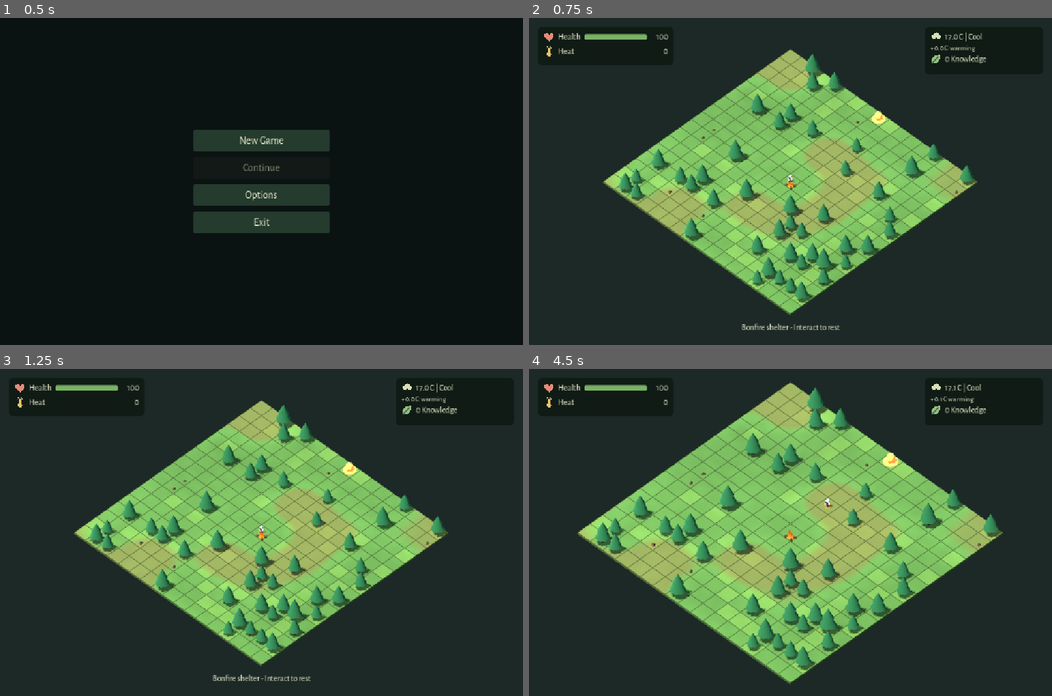
Above: before the commit, frames 1-4 (two rows, left to right).
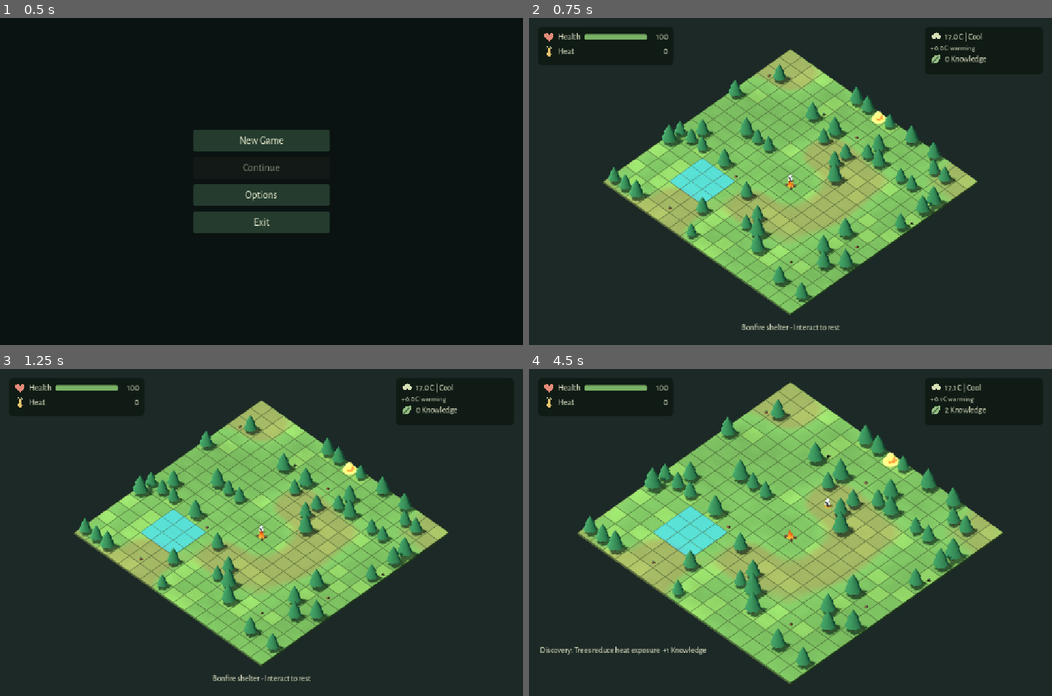
Above: after the commit, the same moments.

Repository: emir-masinovic/gameup-2026-nihilists
Game: Godot game, scene res://features/menus/main_menu.tscn
Two runs of this game, one before a commit and one after it. Both use one fixed random seed, a clock stepped at 60 frames per second and the inputs below.
Inputs (mouse positions are in pixels of both pictures, inside the frame that each line leads up to):
- Up to frame 1 (0.5 s): no input
- Up to frame 2 (0.75 s): click "New Game" at 0.5 s
- Up to frame 3 (1.25 s): no input
- Up to frame 4 (4.5 s): tap Enter (ui_accept) at 1.25, 1.52 s; move the mouse to (905, 516) at 1.27 s; hold D (move_east) 1.28-2 s; hold E (interact) 1.28-2 s; click (905, 516) at 1.42 s; click "Return to forest" at 2 s; drag from (685, 548) to (764, 597) at 2.77 s; move the mouse to (842, 460) at 3.52 s; hold D (move_east) 3.53-4.25 s; hold Mouse wheel up (camera_zoom_in) 3.53-4.25 s; click (842, 460) at 3.67 s; tap E (interact) at 3.8 s; drag from (764, 597) to (633, 483) at 4.27 s

Frame 1 is identical in both runs. In frame 2, 9.3% of the frame differs, in the area x 15-86%, y 11-87%; in frame 3, 9.3%; in frame 4, 12%, in the area x 2-91%, y 5-93%.

Commit message:
Enhance forest level with water dynamics and ecological interactions
- Added water generation and dynamics to the grid, allowing for lake cells that affect gameplay.
- Implemented climate simulation adjustments to include water depth and evaporation effects.
- Introduced saplings as a new tree state, allowing players to plant and grow trees.
- Updated interactions to support watering soil and planting saplings, with corresponding visual feedback.
- Created tests for eco-restoration and water climate dynamics to ensure functionality and balance.
- Refined architecture documentation to reflect new features and interactions.

Diff:
--- a/features/levels/forest/climate_simulation.gd
+++ b/features/levels/forest/climate_simulation.gd
@@ -20,11 +20,13 @@
 	rng.seed = world_seed
 	_weather_offset = rng.randi_range(0, 3)
 	for data in _grid.cells:
-		data.moisture = rng.randf_range(0.55, 0.8)
+		data.moisture = 1.0 if data.get("water", false) else rng.randf_range(0.55, 0.8)
 		data.health = 1.0
 		data.tree_health = 1.0 if data.tree else 0.0
 		data.tree_state = "healthy" if data.tree else "removed"
 		data.trampled = 0.0
+		data.water = data.get("water", false)
+		data.water_depth = data.get("water_depth", (1.0 if data.water else 0.0))
 	_update_weather()
 
 func tick(seconds: float = 1.0):
@@ -51,6 +53,13 @@
 		shades.append(shade_at(Vector2i(i % _grid.SIZE, floori(float(i) / _grid.SIZE))))
 	for i in range(_grid.cells.size()):
 		var data: Dictionary = _grid.cells[i]
+		if data.get("water", false):
+			var rain_inflow = 0.05 if weather == "rain" else (0.008 if weather == "cool" else 0.0)
+			var evaporation = (0.0035 + maxf(temperature - 26.0, 0.0) * 0.0014) * (1.6 if weather == "heat" else 0.8)
+			data.water_depth = clampf(data.get("water_depth", 1.0) + (rain_inflow - evaporation) * seconds, 0.0, 1.0)
+			data.moisture = clampf(data.water_depth, 0.1, 1.0)
+			data.health = 1.0
+			continue
 		var exposure = 1.0 - shades[i] * 0.7
 		var drying = (0.0015 + maxf(temperature - 20.0, 0.0) * 0.00035) * exposure
 		var rain = 0.015 if weather == "rain" else (0.001 if weather == "cool" else 0.0)
@@ -59,10 +68,36 @@
 		var stress = maxf(0.28 - data.moisture, 0.0) * 0.022 + maxf(temperature - 34.0, 0.0) * 0.0008 * exposure
 		var recovery = 0.006 if data.moisture > 0.35 and temperature < 33.0 else 0.0
 		data.health = clampf(data.health + (recovery * (1.0 - data.trampled) - stress) * seconds, 0.0, 1.0)
-		if data.tree and data.tree_state == "healthy":
-			data.tree_health = clampf(data.tree_health + (recovery * 0.6 - stress * 0.6) * seconds, 0.0, 1.0)
-			if data.tree_health <= 0.0:
-				data.tree_state = "dead"
+		if data.tree:
+			if data.tree_state == "healthy":
+				data.tree_health = clampf(data.tree_health + (recovery * 0.6 - stress * 0.6) * seconds, 0.0, 1.0)
+				if data.tree_health <= 0.0:
+					data.tree_state = "dead"
+			elif data.tree_state == "sapling":
+				if data.moisture > 0.35 and temperature < 34.0:
+					data.tree_health = minf(data.tree_health + 0.03 * seconds, 1.0)
+					if data.tree_health >= 0.95:
+						data.tree_state = "healthy"
+				else:
+					data.tree_health = maxf(data.tree_health - stress * 0.8 * seconds, 0.0)
+					if data.tree_health <= 0.0:
+						data.tree_state = "dead"
+
+func water_proximity(cell: Vector2i) -> float:
+	if _grid == null or not _grid.in_bounds(cell):
+		return 0.0
+	var cooling = 0.0
+	for dy in range(-2, 3):
+		for dx in range(-2, 3):
+			var neighbor = cell + Vector2i(dx, dy)
+			if not _grid.in_bounds(neighbor):
+				continue
+			var data: Dictionary = _grid.cells[neighbor.y * _grid.SIZE + neighbor.x]
+			if data.get("water", false) and data.get("water_depth", 0.0) > 0.15:
+				var dist = cell.distance_to(neighbor)
+				if dist <= 2.2:
+					cooling = maxf(cooling, data.water_depth * (1.0 - dist / 2.5))
+	return clampf(cooling, 0.0, 0.85)
 
 func shade_at(cell: Vector2i) -> float:
 	if _grid == null or not _grid.in_bounds(cell):
@@ -73,9 +108,14 @@
 		if not _grid.in_bounds(neighbor):
 			continue
 		var data: Dictionary = _grid.cells[neighbor.y * _grid.SIZE + neighbor.x]
-		if data.tree and data.get("tree_state", "removed") == "healthy":
-			shade += data.get("tree_health", 0.0) * (0.8 if offset == Vector2i.ZERO else 0.3)
-	return clampf(shade, 0.0, 0.9)
+		if data.tree:
+			var state = data.get("tree_state", "removed")
+			if state == "healthy":
+				shade += data.get("tree_health", 0.0) * (0.8 if offset == Vector2i.ZERO else 0.3)
+			elif state == "sapling":
+				shade += data.get("tree_health", 0.0) * 0.4 * (0.8 if offset == Vector2i.ZERO else 0.3)
+	var cooling = water_proximity(cell) * 0.4
+	return clampf(shade + cooling, 0.0, 0.9)
 
 func trample(cell: Vector2i, amount: float = 0.12):
 	if _grid == null or not _grid.in_bounds(cell) or not is_finite(amount) or amount <= 0.0:
--- a/features/levels/forest/forest_interactions.gd
+++ b/features/levels/forest/forest_interactions.gd
@@ -4,6 +4,7 @@
 var progress = 0.0
 var duration = 1.2
 var origin = Vector2i.ZERO
+var action_kind: String = ""
 
 func configure(data: RefCounted):
 	grid = data
@@ -11,6 +12,7 @@
 func begin(player: Vector2i, facing: Vector2i) -> bool:
 	if target.x >= 0:
 		return false
+	# Priority 1: Check adjacent trees or stumps
 	var directions = [facing, Vector2i.UP, Vector2i.RIGHT, Vector2i.DOWN, Vector2i.LEFT]
 	for direction in directions:
 		var candidate = player + direction
@@ -18,6 +20,33 @@
 			target = candidate
 			origin = player
 			progress = 0.0
+			var cell = grid.cells[candidate.y * grid.SIZE + candidate.x]
+			if cell.get("tree_state", "healthy") == "stump":
+				action_kind = "stump_removed"
+				duration = 1.2
+			else:
+				action_kind = "tree_cut"
+				duration = 1.2
+			return true
+	# Priority 2: Clear ground interaction (Watering dry soil or Planting sapling)
+	var front = player + facing
+	if grid.in_bounds(front):
+		var cell = grid.cells[front.y * grid.SIZE + front.x]
+		if front != grid.start and front != grid.objective and not cell.tree and not cell.get("water", false):
+			var moisture = cell.get("moisture", 1.0)
+			var health = cell.get("health", 1.0)
+			target = front
+			origin = player
+			progress = 0.0
+			if moisture < 0.45 or health < 0.75:
+				action_kind = "water_soil"
+				duration = 0.8
+			elif grid.traversable(front):
+				action_kind = "plant_sapling"
+				duration = 1.0
+			else:
+				target = Vector2i(-1, -1)
+				return false
 			return true
 	return false
 
@@ -26,13 +55,23 @@
 		return {}
 	if player != origin:
 		target = Vector2i(-1, -1)
+		action_kind = ""
 		return {}
 	progress += maxf(delta, 0.0)
 	if progress < duration:
 		return {}
 	var cell = grid.cells[target.y * grid.SIZE + target.x]
-	var event = {"cell": target, "direction": target - player}
-	if cell.get("tree_state", "healthy") == "stump":
+	var event = {"cell": target, "direction": target - player, "kind": action_kind}
+	if action_kind == "water_soil":
+		cell.moisture = 1.0
+		cell.health = 1.0
+		cell.trampled = 0.0
+	elif action_kind == "plant_sapling":
+		cell.tree = true
+		cell.tree_state = "sapling"
+		cell.tree_health = 0.35
+		cell.moisture = clampf(cell.get("moisture", 0.5) + 0.2, 0.0, 1.0)
+	elif cell.get("tree_state", "healthy") == "stump":
 		cell.tree = false
 		cell.tree_state = "removed"
 		event.kind = "stump_removed"
@@ -41,4 +80,5 @@
 		cell.tree_health = 0.0
 		event.kind = "tree_cut"
 	target = Vector2i(-1, -1)
+	action_kind = ""
 	return event
--- a/features/levels/forest/forest_level.gd
+++ b/features/levels/forest/forest_level.gd
@@ -1,6 +1,7 @@
 extends Node3D
 const GridData = preload("res://features/levels/forest/grid_data.gd")
 const TREE = preload("res://features/levels/forest/forest_tree.tscn")
+const SAPLING = preload("res://features/levels/forest/forest_sapling.tscn")
 @export var world_seed: int = 2026
 @export_range(0.1, 10.0) var simulation_time_scale = 1.0
 @export_group("World presentation")
@@ -16,6 +17,7 @@
 var survival = preload("res://features/player/survival_state.gd").new()
 var grounds: Array[MeshInstance3D] = []
 var trees = {}
+var water_tiles: Dictionary = {}
 var palette: Array[ShaderMaterial] = []
 var leaf_materials: Array[StandardMaterial3D] = []
 var tick_accumulator = 0.0
@@ -24,6 +26,7 @@
 var recovery_seen = false
 var rain_particles: CPUParticles3D
 var heat_particles: CPUParticles3D
+var water_splash: CPUParticles3D
 
 func _ready():
 	if not OS.get_cmdline_user_args().has("--fixed-seed"):
@@ -50,6 +53,18 @@
 		mat.albedo_color = color
 		mat.roughness = 1.0
 		leaf_materials.append(mat)
+
+	var water_container = Node3D.new()
+	water_container.name = "Water"
+	add_child(water_container)
+	var water_mat = StandardMaterial3D.new()
+	water_mat.transparency = BaseMaterial3D.TRANSPARENCY_ALPHA
+	water_mat.albedo_color = Color(0.18, 0.58, 0.88, 0.72)
+	water_mat.roughness = 0.1
+	water_mat.metallic = 0.15
+	var water_box = BoxMesh.new()
+	water_box.size = Vector3(grid.CELL_SIZE * 0.96, 0.08, grid.CELL_SIZE * 0.96)
+
 	var tile = BoxMesh.new()
 	tile.size = Vector3(grid.CELL_SIZE, 0.3, grid.CELL_SIZE)
 	for z in range(grid.SIZE):
@@ -62,7 +77,14 @@
 			ground.position = grid.world_position(cell) + Vector3(0, -0.15, 0)
 			$Terrain.add_child(ground)
 			grounds.append(ground)
-			if data.tree:
+			if data.get("water", false):
+				var water_mesh = MeshInstance3D.new()
+				water_mesh.mesh = water_box
+				water_mesh.material_override = water_mat
+				water_mesh.position = grid.world_position(cell) + Vector3(0, 0.02, 0)
+				water_container.add_child(water_mesh)
+				water_tiles[cell] = water_mesh
+			elif data.tree:
 				var tree = TREE.instantiate()
 				tree.position = grid.world_position(cell)
 				tree.rotation.y = data.rotation
@@ -77,6 +99,7 @@
 	_create_landmarks()
 	_create_kenney_props()
 	_create_weather_effects()
+	_create_water_splash()
 	_update_lighting()
 	_refresh_visuals()
 	_update_weather_effects()
@@ -119,20 +142,35 @@
 	if $GridPlayer.cell.distance_to(grid.start) <= 1.5:
 		hud.show_modal("bonfire")
 	elif interactions.begin($GridPlayer.cell, $GridPlayer.facing):
-		hud.notify("Chopping... moving cancels the action")
+		var msg = "Chopping... moving cancels the action"
+		if interactions.action_kind == "water_soil":
+			msg = "Revitalizing soil... moving cancels the action"
+		elif interactions.action_kind == "plant_sapling":
+			msg = "Planting sapling... moving cancels the action"
+		elif interactions.action_kind == "stump_removed":
+			msg = "Removing stump... moving cancels the action"
+		hud.notify(msg)
 	else:
-		hud.notify("Move beside a tree or stump to interact")
+		hud.notify("Face an adjacent tree, stump, or clear ground to interact")
 	get_viewport().set_input_as_handled()
 
 func _on_cell_entered(cell: Vector2i):
 	climate.trample(cell)
+	if climate.water_proximity(cell) > 0.15:
+		_discover("terrain.water_source", "Lake: water cools the surroundings and resists drought")
+	var current_cell_data = grid.cells[cell.y * grid.SIZE + cell.x]
+	if current_cell_data.get("water", false) and current_cell_data.get("water_depth", 0.0) <= 0.25:
+		_discover("terrain.dried_lakebed", "Dried lakebed: passable during heatwaves")
 	for offset in [Vector2i.UP, Vector2i.RIGHT, Vector2i.DOWN, Vector2i.LEFT]:
 		var next = cell + offset
 		if grid.in_bounds(next):
 			var data = grid.cells[next.y * grid.SIZE + next.x]
 			if data.tree:
-				var dead = data.tree_state == "dead"
-				_discover("flora.dead_tree" if dead else "flora.healthy_tree", "Dead tree" if dead else "Healthy tree")
+				if data.tree_state == "sapling":
+					_discover("flora.sapling", "Young sapling")
+				else:
+					var dead = data.tree_state == "dead"
+					_discover("flora.dead_tree" if dead else "flora.healthy_tree", "Dead tree" if dead else "Healthy tree")
 	_update_hud()
 	if cell == grid.objective:
 		call_deferred("_end_run", "success")
@@ -173,11 +211,25 @@
 		stump.position = grid.world_position(cell) + Vector3(0, 0.175, 0)
 		$Vegetation.add_child(stump)
 		trees[cell] = stump
-	else:
+	elif event.kind == "stump_removed":
 		if trees.has(cell):
 			trees[cell].queue_free()
 			trees.erase(cell)
 		hud.notify("Stump removed: the cell is now open")
+	elif event.kind == "water_soil":
+		_discover("interaction.water_soil", "Soil revitalized: moisture and nutrients restored")
+		hud.notify("Soil revitalized! Fertile and moist.")
+		if water_splash != null:
+			water_splash.position = grid.world_position(cell) + Vector3(0, 0.15, 0)
+			water_splash.restart()
+	elif event.kind == "plant_sapling":
+		_discover("interaction.plant_sapling", "Sapling planted: will grow into a shade-giving tree")
+		hud.notify("Sapling planted! Keep it moist to help it grow.")
+		var sapling = SAPLING.instantiate()
+		sapling.position = grid.world_position(cell)
+		sapling.scale = Vector3.ONE * 0.8
+		$Vegetation.add_child(sapling)
+		trees[cell] = sapling
 	_refresh_visuals()
 
 func _refresh_visuals():
@@ -193,13 +245,36 @@
 			recovery_seen = true
 			_discover("flora.recovery", "Vegetation recovers in favorable weather")
 		var cell = Vector2i(i % grid.SIZE, floori(float(i) / grid.SIZE))
-		if trees.has(cell) and data.tree_state in ["healthy", "dead"]:
-			var tree = trees[cell]
-			var bucket = clampi(int(data.tree_health * 3.99), 0, 3)
-			for child in tree.get_children():
-				if child is MeshInstance3D and child.name.begins_with("Crown"):
-					child.material_override = leaf_materials[bucket]
-					child.visible = data.tree_state != "dead"
+		if trees.has(cell):
+			var node = trees[cell]
+			if data.tree_state == "sapling":
+				node.scale = Vector3.ONE * clampf(data.tree_health * 1.1, 0.5, 1.1)
+			elif data.tree_state in ["healthy", "dead"]:
+				if node.has_node("Stem"):
+					# Sapling matured into full tree
+					node.queue_free()
+					var mature_tree = TREE.instantiate()
+					mature_tree.position = grid.world_position(cell)
+					$Vegetation.add_child(mature_tree)
+					trees[cell] = mature_tree
+					node = mature_tree
+					_discover("flora.tree_matured", "Mature tree: grown from planted sapling")
+					hud.notify("A sapling has grown into a mature tree!")
+				var bucket = clampi(int(data.tree_health * 3.99), 0, 3)
+				for child in node.get_children():
+					if child is MeshInstance3D and child.name.begins_with("Crown"):
+						child.material_override = leaf_materials[bucket]
+						child.visible = data.tree_state != "dead"
+	for cell in water_tiles.keys():
+		var node: MeshInstance3D = water_tiles[cell]
+		var data = grid.cells[cell.y * grid.SIZE + cell.x]
+		var depth = data.get("water_depth", 0.0)
+		if depth < 0.12:
+			node.visible = false
+		else:
+			node.visible = true
+			node.scale = Vector3(clampf(0.6 + depth * 0.4, 0.6, 1.0), clampf(depth, 0.2, 1.0), clampf(0.6 + depth * 0.4, 0.6, 1.0))
+			node.position.y = lerpf(-0.04, 0.02, depth)
 
 func _update_hud():
 	var safe = $GridPlayer.cell.distance_to(grid.start) <= 2.2
@@ -361,6 +436,34 @@
 	heat_particles.position = center + Vector3(0, 0.2, 0)
 	add_child(heat_particles)
 
+func _create_water_splash():
+	water_splash = CPUParticles3D.new()
+	water_splash.name = "WaterSplash"
+	water_splash.emitting = false
+	water_splash.one_shot = true
+	water_splash.explosiveness = 0.92
+	water_splash.amount = 24
+	water_splash.lifetime = 0.55
+	water_splash.direction = Vector3(0, 1, 0)
+	water_splash.spread = 55.0
+	water_splash.initial_velocity_min = 2.0
+	water_splash.initial_velocity_max = 4.0
+	water_splash.gravity = Vector3(0, -9.8, 0)
+
+	var water_mat = StandardMaterial3D.new()
+	water_mat.transparency = BaseMaterial3D.TRANSPARENCY_ALPHA
+	water_mat.albedo_color = Color(0.35, 0.72, 1.0, 0.75)
+	water_mat.roughness = 0.1
+
+	var drop = SphereMesh.new()
+	drop.radius = 0.04
+	drop.height = 0.08
+	drop.radial_segments = 5
+	drop.rings = 3
+	drop.material = water_mat
+	water_splash.mesh = drop
+	add_child(water_splash)
+
 func _update_weather_effects():
 	if rain_particles != null:
 		rain_particles.emitting = (climate.weather == "rain")
--- /dev/null
+++ b/features/levels/forest/forest_sapling.tscn
@@ -0,0 +1,38 @@
+[gd_scene load_steps=5 format=3]
+
+[sub_resource type="StandardMaterial3D" id="StemMat"]
+albedo_color = Color(0.24, 0.48, 0.2, 1)
+roughness = 0.9
+
+[sub_resource type="CylinderMesh" id="StemMesh"]
+material = SubResource("StemMat")
+top_radius = 0.03
+bottom_radius = 0.05
+height = 0.5
+radial_segments = 6
+
+[sub_resource type="StandardMaterial3D" id="SproutLeaf"]
+albedo_color = Color(0.32, 0.72, 0.28, 1)
+roughness = 0.85
+
+[sub_resource type="BoxMesh" id="LeafMesh"]
+material = SubResource("SproutLeaf")
+size = Vector3(0.24, 0.03, 0.16)
+
+[node name="ForestSapling" type="Node3D"]
+
+[node name="Stem" type="MeshInstance3D" parent="."]
+position = Vector3(0, 0.25, 0)
+mesh = SubResource("StemMesh")
+
+[node name="LeafLeft" type="MeshInstance3D" parent="."]
+transform = Transform3D(0.8192, 0.5736, 0, -0.5736, 0.8192, 0, 0, 0, 1, -0.12, 0.42, 0)
+mesh = SubResource("LeafMesh")
+
+[node name="LeafRight" type="MeshInstance3D" parent="."]
+transform = Transform3D(0.8192, -0.5736, 0, 0.5736, 0.8192, 0, 0, 0, 1, 0.12, 0.42, 0)
+mesh = SubResource("LeafMesh")
+
+[node name="Bud" type="MeshInstance3D" parent="."]
+transform = Transform3D(0.35, 0, 0, 0, 0.35, 0, 0, 0, 0.35, 0, 0.48, 0)
+mesh = SubResource("LeafMesh")
--- a/features/levels/forest/grid_data.gd
+++ b/features/levels/forest/grid_data.gd
@@ -10,19 +10,37 @@
 	cells.clear()
 	var rng = RandomNumberGenerator.new()
 	rng.seed = world_seed
+	var lake_quad = rng.randi_range(0, 3)
+	var lake_center = [Vector2i(4, 4), Vector2i(12, 4), Vector2i(4, 12), Vector2i(12, 12)][lake_quad]
+	var lake_radius = rng.randf_range(1.6, 2.1)
 	for z in range(SIZE):
 		for x in range(SIZE):
 			var cell = Vector2i(x, z)
+			var is_lake = cell.distance_to(lake_center) <= lake_radius and x != start.x and z != start.y and cell.distance_to(start) > 2.8
 			var vegetation = rng.randf() < 0.19
-			if cell.distance_to(start) < 2.5 or x == start.x or z == start.y:
+			if cell.distance_to(start) < 2.5 or x == start.x or z == start.y or is_lake:
 				vegetation = false
-			cells.append({"tree": vegetation, "shade": rng.randf_range(0.0, 1.0), "rotation": rng.randf_range(0.0, TAU), "scale": rng.randf_range(0.8, 1.2)})
+			cells.append({
+				"tree": vegetation,
+				"water": is_lake,
+				"water_depth": 1.0 if is_lake else 0.0,
+				"shade": rng.randf_range(0.0, 1.0),
+				"rotation": rng.randf_range(0.0, TAU),
+				"scale": rng.randf_range(0.8, 1.2)
+			})
 
 func in_bounds(cell: Vector2i) -> bool:
 	return cell.x >= 0 and cell.y >= 0 and cell.x < SIZE and cell.y < SIZE
 
 func traversable(cell: Vector2i) -> bool:
-	return in_bounds(cell) and not cells[cell.y * SIZE + cell.x].tree
+	if not in_bounds(cell):
+		return false
+	var data = cells[cell.y * SIZE + cell.x]
+	if data.get("tree", false):
+		return false
+	if data.get("water", false) and data.get("water_depth", 0.0) > 0.25:
+		return false
+	return true
 
 func world_position(cell: Vector2i) -> Vector3:
 	return Vector3((cell.x - start.x) * CELL_SIZE, 0, (cell.y - start.y) * CELL_SIZE)
--- /dev/null
+++ b/tests/eco_restoration_test.gd
@@ -0,0 +1,66 @@
+extends SceneTree
+
+var checks = 0
+var failures = 0
+
+func check(value: bool, message: String):
+	checks += 1
+	if not value:
+		failures += 1
+		push_error(message)
+
+func _initialize():
+	call_deferred("run")
+
+func run():
+	var GridData = load("res://features/levels/forest/grid_data.gd")
+	var grid = GridData.new()
+	grid.generate(2026)
+
+	var climate = load("res://features/levels/forest/climate_simulation.gd").new()
+	climate.configure(grid, 2026)
+
+	var interactions = load("res://features/levels/forest/forest_interactions.gd").new()
+	interactions.configure(grid)
+
+	# Select an open traversable cell adjacent to spawn
+	var target = grid.start + Vector2i.RIGHT
+	while grid.cells[target.y * grid.SIZE + target.x].tree:
+		target += Vector2i.RIGHT
+
+	var player = target + Vector2i.LEFT
+	var data = grid.cells[target.y * grid.SIZE + target.x]
+
+	# 1. Test watering dry soil
+	data.moisture = 0.2
+	data.health = 0.5
+	data.trampled = 0.3
+	check(interactions.begin(player, Vector2i.RIGHT), "Begin interaction on dry ground")
+	check(interactions.action_kind == "water_soil", "Action identified as water_soil")
+	var event = interactions.tick(1.0, player)
+	check(event.kind == "water_soil", "Water event completed")
+	check(data.moisture >= 0.99 and data.health >= 0.99 and data.trampled == 0.0, "Soil revitalized with full moisture and health")
+
+	# 2. Test planting sapling on revitalized fertile ground
+	check(interactions.begin(player, Vector2i.RIGHT), "Begin interaction on fertile open ground")
+	check(interactions.action_kind == "plant_sapling", "Action identified as plant_sapling")
+	event = interactions.tick(1.5, player)
+	check(event.kind == "plant_sapling", "Sapling planted event completed")
+	check(data.tree and data.tree_state == "sapling" and data.tree_health > 0.3, "Sapling established on cell")
+
+	# 3. Test sapling growth and shade simulation
+	var initial_shade = climate.shade_at(target)
+	check(initial_shade > 0.0, "Sapling provides initial partial shade")
+
+	# Simulate favorable conditions for 30 seconds
+	climate.temperature = 26.0
+	data.moisture = 0.8
+	for i in range(25):
+		climate.tick(1.0)
+
+	check(data.tree_state == "healthy", "Sapling matured into full healthy tree under favorable weather")
+	check(data.tree_health >= 0.95, "Mature tree has high health")
+	check(climate.shade_at(target) > initial_shade, "Mature tree provides greater shade than sapling")
+
+	print("ECO RESTORATION: ", checks, " checks, ", failures, " failures")
+	quit(0 if failures == 0 else 1)
--- /dev/null
+++ b/tests/water_climate_test.gd
@@ -0,0 +1,109 @@
+extends SceneTree
+
+var checks = 0
+var failures = 0
+
+func check(value: bool, message: String):
+	checks += 1
+	if not value:
+		failures += 1
+		push_error(message)
+
+func _initialize():
+	call_deferred("run")
+
+func run():
+	var GridData = load("res://features/levels/forest/grid_data.gd")
+	var ClimateSimulation = load("res://features/levels/forest/climate_simulation.gd")
+
+	# 1. Grid water generation tests
+	var grid = GridData.new()
+	grid.generate(2026)
+
+	var water_cells: Array[Vector2i] = []
+	for z in range(grid.SIZE):
+		for x in range(grid.SIZE):
+			var cell = Vector2i(x, z)
+			var data = grid.cells[z * grid.SIZE + x]
+			if data.get("water", false):
+				water_cells.append(cell)
+
+	check(water_cells.size() > 0, "Water / lake cells generated in grid")
+	check(not grid.cells[grid.start.y * grid.SIZE + grid.start.x].get("water", false), "Spawn is not water")
+	check(not grid.cells[grid.objective.y * grid.SIZE + grid.objective.x].get("water", false), "Objective is not water")
+	check(grid.traversable(grid.start), "Spawn cell is traversable")
+	check(grid.traversable(grid.objective), "Objective cell is traversable")
+
+	var sample_water = water_cells[0]
+	check(not grid.traversable(sample_water), "Full water cell is impassable")
+
+	# 2. Climate & lakebed dynamics
+	var climate = ClimateSimulation.new()
+	climate.configure(grid, 2026)
+
+	check(climate.water_proximity(sample_water) > 0.5, "High water proximity inside lake")
+
+	# Proximity cooling
+	var neighbor_tested = false
+	for offset in [Vector2i.UP, Vector2i.RIGHT, Vector2i.DOWN, Vector2i.LEFT]:
+		var neighbor = sample_water + offset
+		if grid.in_bounds(neighbor) and not grid.cells[neighbor.y * grid.SIZE + neighbor.x].get("water", false):
+			var prox = climate.water_proximity(neighbor)
+			check(prox > 0.0, "Lake provides evaporative cooling to adjacent land")
+			check(climate.shade_at(neighbor) >= prox * 0.4, "Water cooling integrates into shade calculation")
+			neighbor_tested = true
+			break
+	check(neighbor_tested, "Adjacent land tile tested for lake proximity")
+
+	# Evaporation & dried lakebed passability
+	var sample_data = grid.cells[sample_water.y * grid.SIZE + sample_water.x]
+	sample_data.water_depth = 0.20
+	check(grid.traversable(sample_water), "Dried lakebed (depth <= 0.25) becomes traversable")
+
+	# Refill & restored barrier
+	sample_data.water_depth = 0.85
+	check(not grid.traversable(sample_water), "Refilled lake (depth > 0.25) acts as impassable barrier")
+
+	# 3. Dynamic simulation ticks (evaporation vs rain refill)
+	while climate.weather != "heat":
+		climate.tick(1.0)
+	var depth_before = sample_data.water_depth
+	for i in range(15):
+		climate.tick(1.0)
+	check(sample_data.water_depth < depth_before, "Heatwave causes water to evaporate and water level to drop")
+
+	while climate.weather != "rain":
+		climate.tick(1.0)
+	depth_before = sample_data.water_depth
+	for i in range(15):
+		climate.tick(1.0)
+	check(sample_data.water_depth > depth_before, "Rain refills water level")
+
+	# 4. Presentation & visual mesh updates
+	var flow = root.get_node("SceneFlow")
+	flow.next_seed = 2026
+	var world = load("res://features/levels/forest/forest_level.tscn").instantiate()
+	root.add_child(world)
+	world.set_process(false)
+
+	var water_container = world.get_node_or_null("Water")
+	check(water_container != null, "ForestLevel contains dedicated Water node container")
+	check(world.water_tiles.size() == water_cells.size(), "Water tiles dictionary matches generated lake cells")
+
+	var water_mesh: MeshInstance3D = world.water_tiles[sample_water]
+	check(water_mesh.visible, "Water mesh is initially visible")
+
+	# Test visual drying
+	sample_data = world.grid.cells[sample_water.y * world.grid.SIZE + sample_water.x]
+	sample_data.water_depth = 0.05
+	world._refresh_visuals()
+	check(not water_mesh.visible, "Drying hides water mesh to reveal dried lakebed ground")
+
+	sample_data.water_depth = 1.0
+	world._refresh_visuals()
+	check(water_mesh.visible, "Refilling restores water mesh visibility")
+
+	world.free()
+
+	print("WATER CLIMATE TEST: ", checks, " checks, ", failures, " failures")
+	quit(0 if failures == 0 else 1)
Not shown, added: tests/eco_restoration_test.gd.uid
Not shown, added: tests/water_climate_test.gd.uid
Not shown, changed: docs/ARCHITECTURE.md
